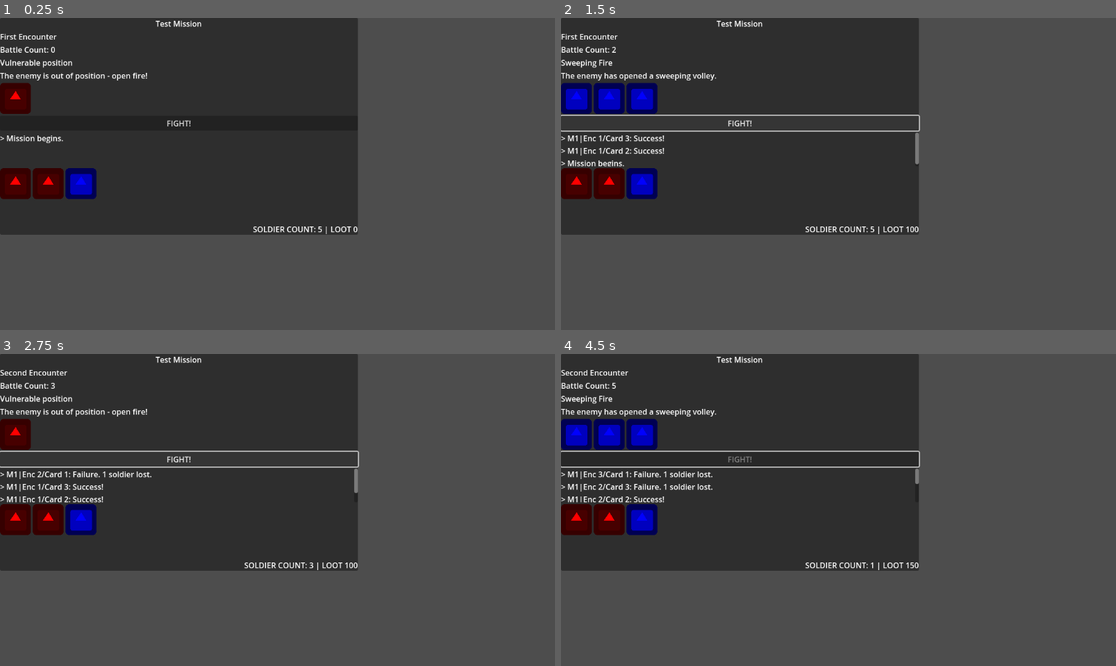
Above: before the commit, frames 1-4 (two rows, left to right).
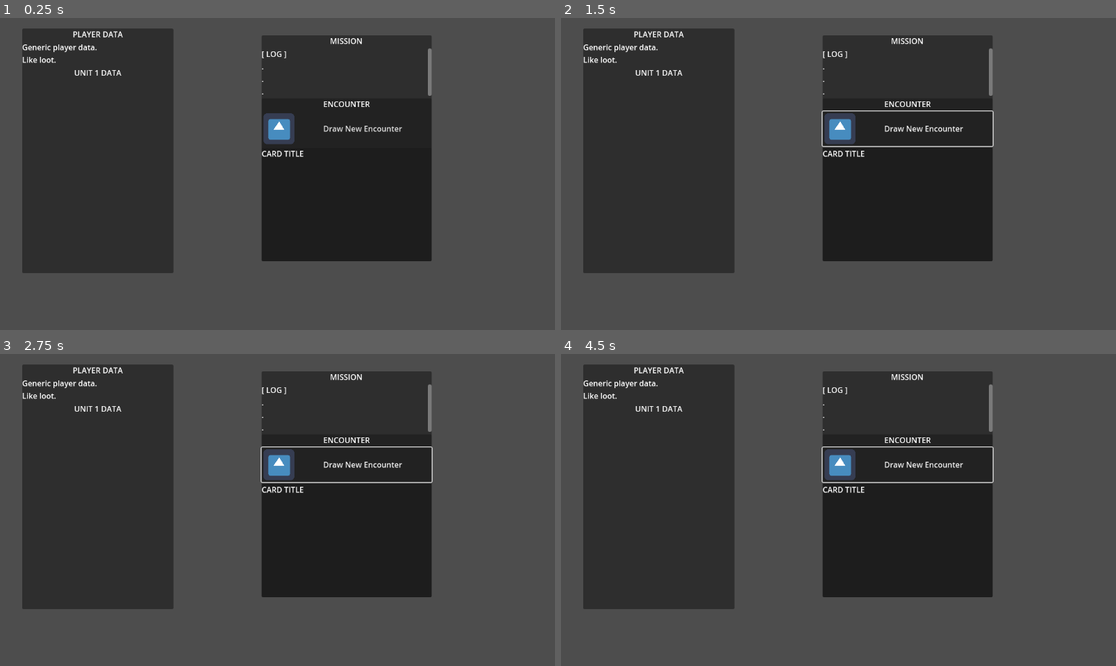
Above: after the commit, the same moments.

Repository: Shoes01/crying-suns-like
Game: Godot game, scene res://Main.tscn
Same seed, same stepped clock (60 frames per second), same inputs: the game is played once before the commit and once after it. The engine's default icon, where the game draws it, is replaced by a stand-in: a white triangle on a blue panel in a dark square.
Inputs (mouse positions are in pixels of both pictures, inside the frame that each line leads up to):
- Up to frame 1 (0.25 s): no input
- Up to frame 2 (1.5 s): click (905, 127) at 0.5 s, where only the run after the commit has a clickable "Draw New Encounter"; click (905, 127) at 1.25 s, where only the run after the commit has a clickable "Draw New Encounter"
- Up to frame 3 (2.75 s): click (177, 460) at 2 s, where only the run before the commit has a clickable "FIGHT!"
- Up to frame 4 (4.5 s): click (738, 460) at 2.75 s, where only the run before the commit has a clickable "FIGHT!"; click (738, 460) at 3.5 s, where only the run before the commit has a clickable "FIGHT!"; click (905, 463) at 4.25 s, where only the run after the commit has a clickable "Draw New Encounter"

The runs differ from the first frame. In frame 1, 33% of the frame differs, in the area x 0-78%, y 0-82%; in frame 2, 34%; in frame 3, 33%; in frame 4, 35%.
Error before the commit: Invalid call. Nonexistent function 'change_scene' in base 'SceneTree'. (res://Main.gd:90)

Commit message:
Mock-up a layout for mission info

Diff:
--- a/Main.tscn
+++ b/Main.tscn
@@ -7,54 +7,58 @@
 script = ExtResource("1")
 
 [node name="Panel" type="Panel" parent="."]
-offset_right = 743.0
-offset_bottom = 450.0
+visible = false
+offset_left = 599.0
+offset_top = 15.0
+offset_right = 1007.0
+offset_bottom = 465.0
 size_flags_horizontal = 3
 size_flags_vertical = 3
+metadata/_edit_group_ = true
 
 [node name="VBoxContainer" type="VBoxContainer" parent="Panel"]
 anchor_right = 1.0
 anchor_bottom = 1.0
 
 [node name="MissionTitle" type="Label" parent="Panel/VBoxContainer"]
-offset_right = 743.0
+offset_right = 408.0
 offset_bottom = 26.0
 text = "MISSION TITLE"
 horizontal_alignment = 1
 
 [node name="EncounterTitle" type="Label" parent="Panel/VBoxContainer"]
 offset_top = 30.0
-offset_right = 743.0
+offset_right = 408.0
 offset_bottom = 56.0
 text = "ENCOUNTER TITLE"
 
 [node name="BattleCount" type="Label" parent="Panel/VBoxContainer"]
 offset_top = 60.0
-offset_right = 743.0
+offset_right = 408.0
 offset_bottom = 86.0
 text = "Battle Count: 0"
 
 [node name="Card" type="VBoxContainer" parent="Panel/VBoxContainer"]
 offset_top = 90.0
-offset_right = 743.0
+offset_right = 408.0
 offset_bottom = 170.0
 grow_horizontal = 2
 
 [node name="CardTitle" type="Label" parent="Panel/VBoxContainer/Card"]
-offset_right = 743.0
+offset_right = 408.0
 offset_bottom = 26.0
 text = "CARD TITLE"
 
 [node name="CardDescription" type="Label" parent="Panel/VBoxContainer/Card"]
 offset_top = 30.0
-offset_right = 743.0
+offset_right = 408.0
 offset_bottom = 56.0
 text = "Card Description."
 
 [node name="IconContainer" type="HBoxContainer" parent="Panel/VBoxContainer/Card"]
 custom_minimum_size = Vector2(0, 20)
 offset_top = 60.0
-offset_right = 743.0
+offset_right = 408.0
 offset_bottom = 80.0
 
 [node name="Icon1" type="TextureRect" parent="Panel/VBoxContainer/Card/IconContainer" groups=["Icons"]]
@@ -79,13 +83,13 @@
 
 [node name="FightButton" type="Button" parent="Panel/VBoxContainer"]
 offset_top = 174.0
-offset_right = 743.0
+offset_right = 408.0
 offset_bottom = 205.0
 text = "FIGHT!"
 
 [node name="Control" type="ScrollContainer" parent="Panel/VBoxContainer"]
 offset_top = 209.0
-offset_right = 743.0
+offset_right = 408.0
 offset_bottom = 325.0
 size_flags_vertical = 3
 
@@ -96,7 +100,7 @@
 
 [node name="UnitIcons" type="HBoxContainer" parent="Panel/VBoxContainer"]
 offset_top = 329.0
-offset_right = 743.0
+offset_right = 408.0
 offset_bottom = 329.0
 
 [node name="UnitIcon1" type="TextureRect" parent="Panel/VBoxContainer/UnitIcons" groups=["UnitIcons"]]
@@ -119,11 +123,138 @@
 
 [node name="SoldierCount" type="Label" parent="Panel/VBoxContainer"]
 offset_top = 333.0
-offset_right = 743.0
+offset_right = 408.0
 offset_bottom = 450.0
 size_flags_vertical = 7
 text = "SOLDIER COUNT: 0"
 horizontal_alignment = 2
 vertical_alignment = 2
 
+[node name="PlayerPanel" type="Panel" parent="."]
+offset_left = 46.0
+offset_top = 22.0
+offset_right = 360.0
+offset_bottom = 530.0
+
+[node name="VBoxContainer" type="VBoxContainer" parent="PlayerPanel"]
+anchor_right = 1.0
+anchor_bottom = 1.0
+grow_horizontal = 2
+grow_vertical = 2
+metadata/_edit_layout_mode = 1
+
+[node name="Title" type="Label" parent="PlayerPanel/VBoxContainer"]
+offset_right = 314.0
+offset_bottom = 26.0
+text = "PLAYER DATA"
+horizontal_alignment = 1
+
+[node name="Data" type="Label" parent="PlayerPanel/VBoxContainer"]
+offset_top = 30.0
+offset_right = 314.0
+offset_bottom = 82.0
+text = "Generic player data.
+Like loot."
+
+[node name="UnitPanel" type="Panel" parent="PlayerPanel/VBoxContainer"]
+offset_top = 86.0
+offset_right = 314.0
+offset_bottom = 86.0
+
+[node name="VBoxContainer" type="VBoxContainer" parent="PlayerPanel/VBoxContainer/UnitPanel"]
+anchor_right = 1.0
+anchor_bottom = 1.0
+
+[node name="Title" type="Label" parent="PlayerPanel/VBoxContainer/UnitPanel/VBoxContainer"]
+offset_right = 314.0
+offset_bottom = 26.0
+text = "UNIT 1 DATA"
+horizontal_alignment = 1
+
+[node name="VBoxContainer" type="VBoxContainer" parent="PlayerPanel/VBoxContainer/UnitPanel/VBoxContainer/Title"]
+anchor_right = 1.0
+anchor_bottom = 1.0
+
+[node name="SoldierList" type="ItemList" parent="PlayerPanel/VBoxContainer/UnitPanel/VBoxContainer/Title/VBoxContainer"]
+offset_right = 314.0
+
+[node name="IconList" type="ItemList" parent="PlayerPanel/VBoxContainer/UnitPanel/VBoxContainer/Title/VBoxContainer"]
+offset_top = 4.0
+offset_right = 314.0
+offset_bottom = 4.0
+
+[node name="MissionPanel" type="Panel" parent="."]
+offset_left = 543.0
+offset_top = 36.0
+offset_right = 896.0
+offset_bottom = 505.0
+
+[node name="VBoxContainer" type="VBoxContainer" parent="MissionPanel"]
+anchor_right = 1.0
+anchor_bottom = 1.0
+
+[node name="Title" type="Label" parent="MissionPanel/VBoxContainer"]
+offset_right = 353.0
+offset_bottom = 26.0
+text = "MISSION"
+horizontal_alignment = 1
+
+[node name="LogScroll" type="ScrollContainer" parent="MissionPanel/VBoxContainer"]
+custom_minimum_size = Vector2(0, 100)
+offset_top = 30.0
+offset_right = 353.0
+offset_bottom = 130.0
+
+[node name="LogText" type="Label" parent="MissionPanel/VBoxContainer/LogScroll"]
+offset_right = 52.0
+offset_bottom = 104.0
+text = "[ LOG ]
+.
+.
+."
+
+[node name="EncounterPanel" type="Panel" parent="MissionPanel/VBoxContainer"]
+offset_top = 134.0
+offset_right = 353.0
+offset_bottom = 469.0
+size_flags_vertical = 3
+
+[node name="VBoxContainer" type="VBoxContainer" parent="MissionPanel/VBoxContainer/EncounterPanel"]
+anchor_right = 1.0
+anchor_bottom = 1.0
+
+[node name="EncounterTitle" type="Label" parent="MissionPanel/VBoxContainer/EncounterPanel/VBoxContainer"]
+offset_right = 353.0
+offset_bottom = 26.0
+text = "ENCOUNTER"
+horizontal_alignment = 1
+
+[node name="DrawButton" type="Button" parent="MissionPanel/VBoxContainer/EncounterPanel/VBoxContainer"]
+offset_top = 30.0
+offset_right = 353.0
+offset_bottom = 102.0
+text = "Draw New Encounter"
+icon = ExtResource("2_dy1nb")
+flat = true
+
+[node name="CardPanel" type="Panel" parent="MissionPanel/VBoxContainer/EncounterPanel/VBoxContainer"]
+offset_top = 106.0
+offset_right = 353.0
+offset_bottom = 335.0
+size_flags_vertical = 3
+
+[node name="VBoxContainer" type="VBoxContainer" parent="MissionPanel/VBoxContainer/EncounterPanel/VBoxContainer/CardPanel"]
+anchor_right = 1.0
+anchor_bottom = 1.0
+
+[node name="CardTitle" type="Label" parent="MissionPanel/VBoxContainer/EncounterPanel/VBoxContainer/CardPanel/VBoxContainer"]
+offset_right = 353.0
+offset_bottom = 26.0
+text = "CARD TITLE"
+
+[node name="CardIcons" type="ItemList" parent="MissionPanel/VBoxContainer/EncounterPanel/VBoxContainer/CardPanel/VBoxContainer"]
+offset_top = 30.0
+offset_right = 353.0
+offset_bottom = 30.0
+
 [connection signal="pressed" from="Panel/VBoxContainer/FightButton" to="." method="_on_FightButton_pressed"]
Not shown, changed: NOTES.md
